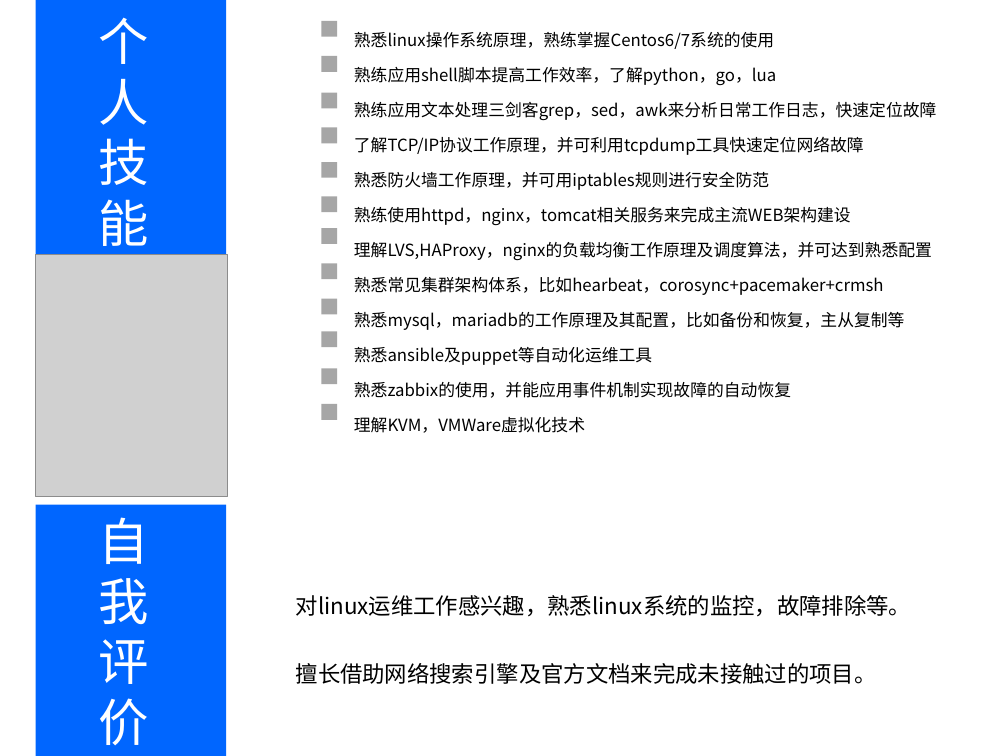
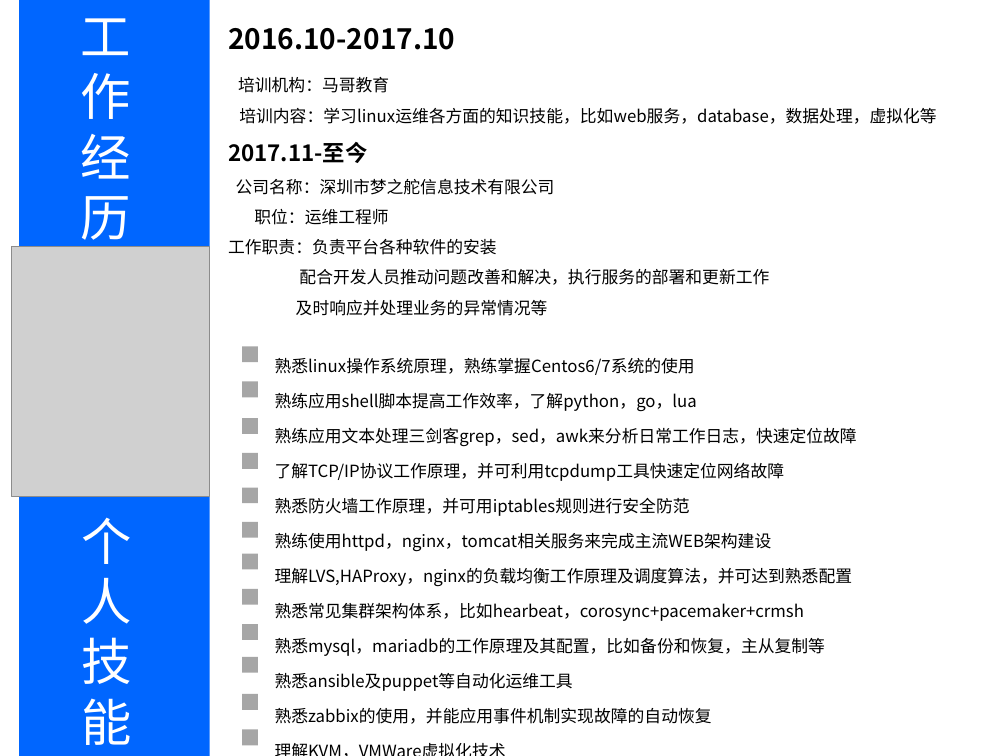
Before and after one commit to 641025266/resume, a slide deck: slide 2 of linux运维工程师-陈浩-重庆大学.ppt (slide 3 before the commit). Drawn at 1008x756 pixels with LibreOffice and Linux fonts; fonts in the diff are those of the drawing; grey boxes stand for pictures. Boxes give left, top, right and bottom in pixels: in the first picture for what was removed or moved away, otherwise in the second. Text is boxed around its words. In the diff, an @@ line names an element or a change of style, - is before the commit and + after.

```diff
--- a/linux运维工程师-陈浩-重庆大学.ppt
+++ b/linux运维工程师-陈浩-重庆大学.ppt
@@ rectangle: place and size @@
-rectangle at bbox=[35, 0, 226, 261]
+rectangle at bbox=[19, 0, 210, 254]
@@ text added at bbox=[81, 18, 131, 249], 36 pt, text #FFFFFF @@
+工作经历
@@ text added at bbox=[228, 28, 936, 316], 12 pt, text #000000 @@
+2016.10-2017.10
+培训机构：马哥教育
+培训内容：学习linux运维各方面的知识技能，比如web服务，database，数据处理，虚拟化等
+2017.11-至今
+公司名称：深圳市梦之舵信息技术有限公司
+职位：运维工程师
+工作职责：负责平台各种软件的安装
+配合开发人员推动问题改善和解决，执行服务的部署和更新工作
+及时响应并处理业务的异常情况等
@@ picture: place and size @@
-picture at bbox=[36, 255, 228, 497]
+picture at bbox=[12, 246, 210, 497]
@@ 3 rectangles: place and size @@
-3 rectangles at bbox=[322, 332, 338, 420]
+3 rectangles at bbox=[242, 347, 258, 434]
@@ text "熟悉linux操作系统原理，熟练掌握Centos6/7系统的使用" rewrapped from bbox=[354, 32, 936, 433] to bbox=[275, 358, 857, 724] @@
@@ rectangle: place and size @@
-rectangle at bbox=[35, 505, 226, 756]
+rectangle at bbox=[19, 497, 210, 756]
@@ text "个人技能" rewrapped from bbox=[99, 17, 149, 255] to bbox=[82, 517, 132, 745] @@
@@ text removed at bbox=[98, 517, 148, 745] @@
-自我评价
@@ text removed at bbox=[296, 595, 911, 684] @@
-对linux运维工作感兴趣，熟悉linux系统的监控，故障排除等。
-擅长借助网络搜索引擎及官方文档来完成未接触过的项目。
@@ 3 rectangles: place and size @@
-3 rectangles at bbox=[322, 127, 338, 213]
+3 rectangles at bbox=[242, 553, 258, 640]
@@ 6 rectangles: place and size @@
-6 rectangles at bbox=[322, 21, 338, 314]
+6 rectangles at bbox=[242, 453, 258, 746]
```
Also in this commit, not shown: 2 other slides changed.
